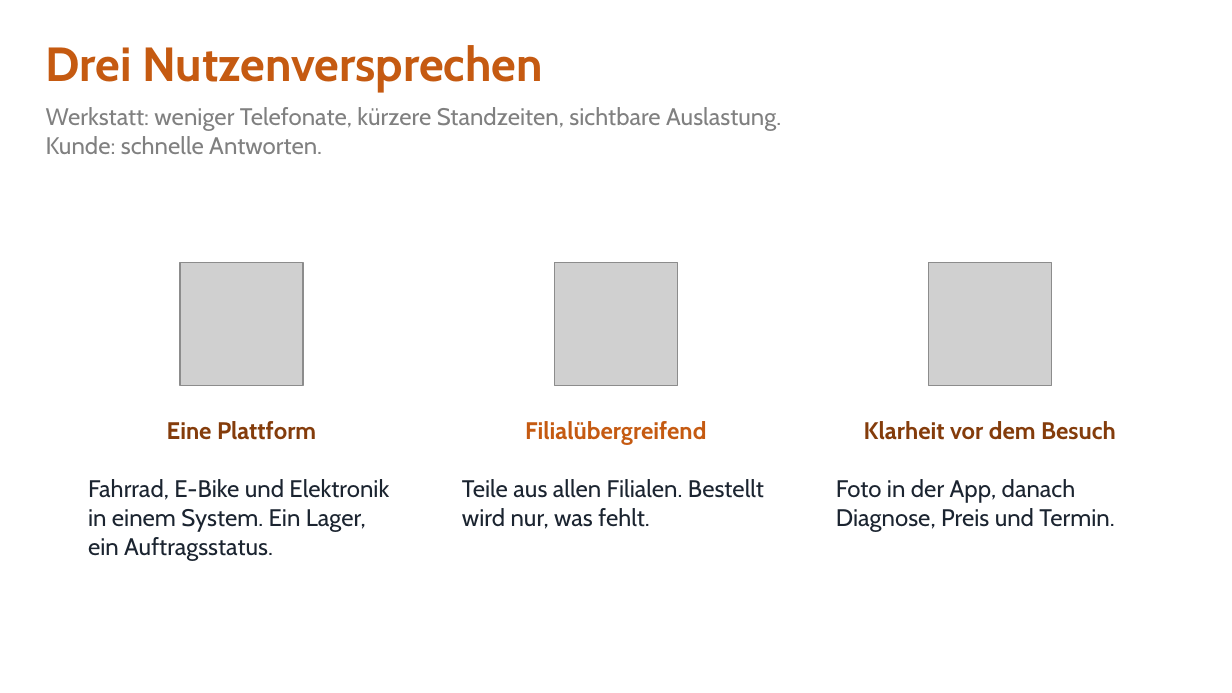
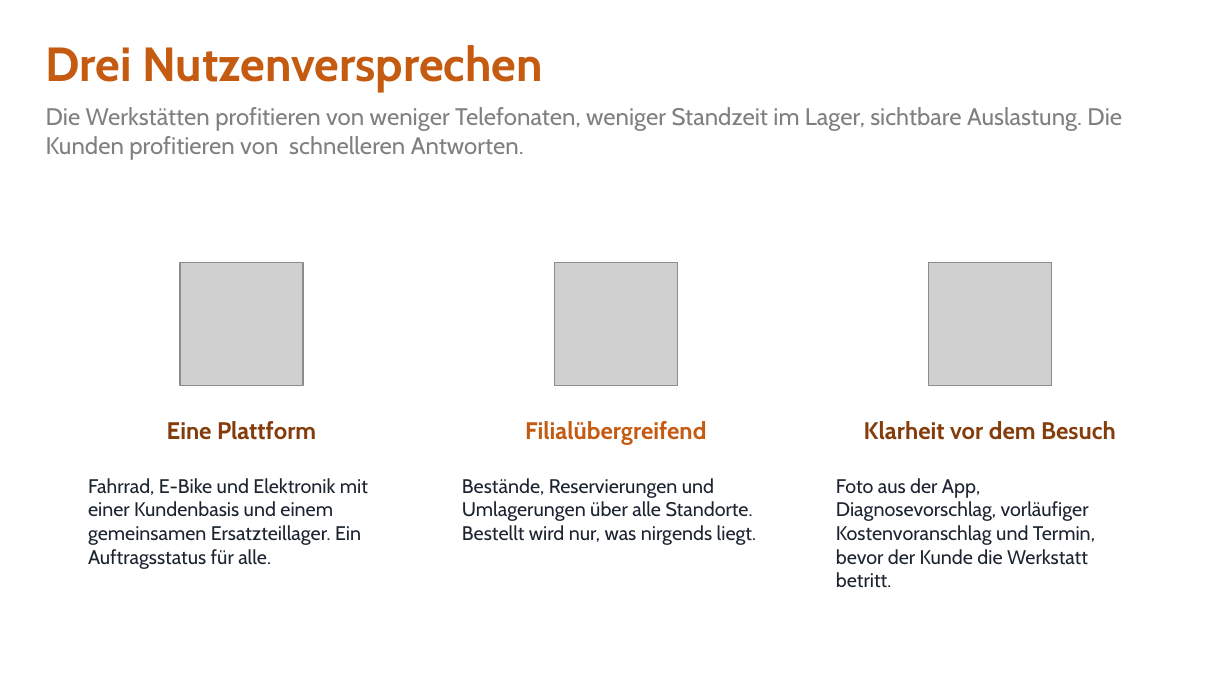
Before and after one commit to jakobschwan123-cmd/casestudy-semester-3, a slide deck: slide 5 of 4_praesentation/Abschlusspraesentation.pptx. Drawn at 1232x693 pixels with LibreOffice and Linux fonts; fonts in the diff are those of the drawing; grey boxes stand for pictures. Boxes give left, top, right and bottom in pixels: in the first picture for what was removed or moved away, otherwise in the second. Text is boxed around its words. In the diff, an @@ line names an element or a change of style, - is before the commit and + after.

```diff
--- a/4_praesentation/Abschlusspraesentation.pptx
+++ b/4_praesentation/Abschlusspraesentation.pptx
@@ text at box(46, 107, 1122, 160): text changed @@
-Werkstatt: weniger Telefonate, kürzere Standzeiten, sichtbare Auslastung.
-Kunde: schnelle Antworten.
+Die Werkstätten profitieren von weniger Telefonaten, weniger Standzeit im Lager, sichtbare Auslastung. Die Kunden profitieren von schnelleren Antworten.
@@ text at box(88, 478, 368, 569): text changed; size 14 to 11.5 pt @@
-Fahrrad, E-Bike und Elektronik in einem System. Ein Lager, ein Auftragsstatus.
+Fahrrad, E-Bike und Elektronik mit einer Kundenbasis und einem gemeinsamen Ersatzteillager. Ein Auftragsstatus für alle.
@@ text at box(462, 478, 756, 545): text changed; size 14 to 11.5 pt @@
-Teile aus allen Filialen. Bestellt wird nur, was fehlt.
+Bestände, Reservierungen und Umlagerungen über alle Standorte. Bestellt wird nur, was nirgends liegt.
@@ text at box(836, 478, 1095, 588): text changed; size 14 to 11.5 pt @@
-Foto in der App, danach Diagnose, Preis und Termin.
+Foto aus der App, Diagnosevorschlag, vorläufiger Kostenvoranschlag und Termin, bevor der Kunde die Werkstatt betritt.
```
Also in this commit, not shown: 9 other slides changed.
